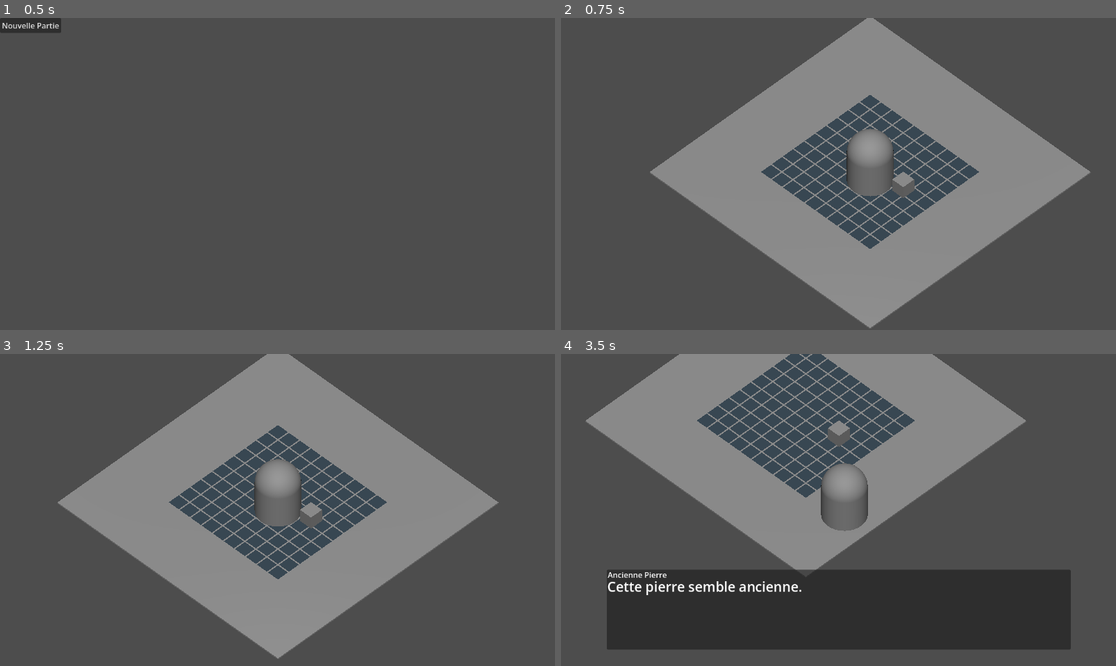
Above: before the commit, frames 1-4 (two rows, left to right).
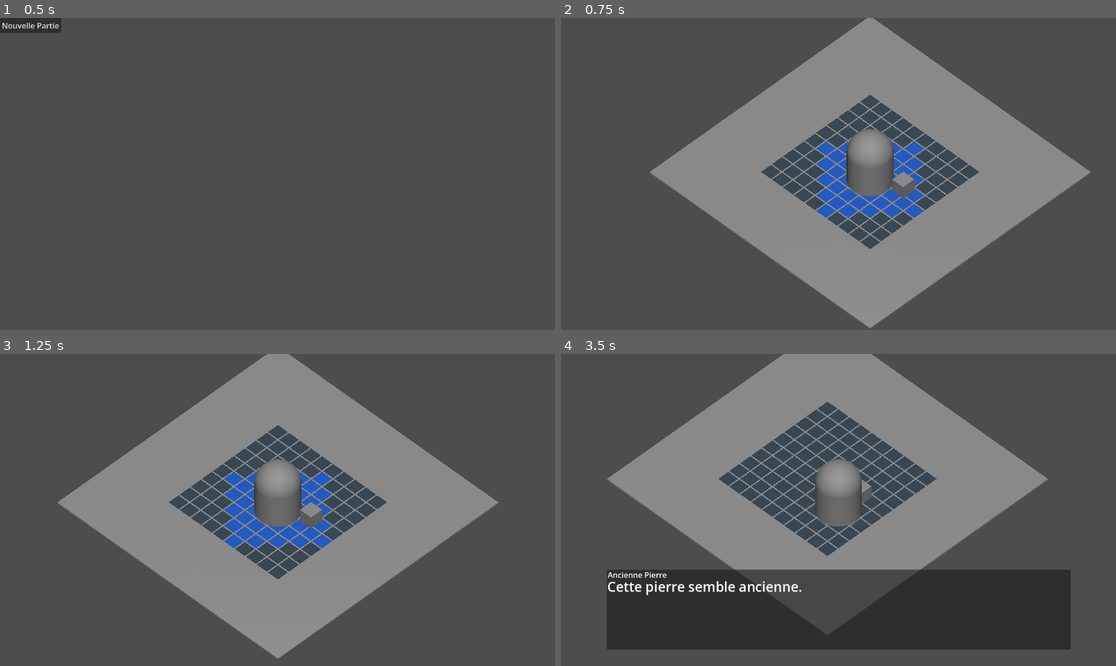
Above: after the commit, the same moments.

Repository: sillpct/lagoutte
Game: Godot game, scene res://scenes/main/main.tscn
Same seed, same stepped clock (60 frames per second), same inputs: the game is played once before the commit and once after it.
Inputs:
- Up to frame 1 (0.5 s): no input
- Up to frame 2 (0.75 s): click "Nouvelle Partie" at 0.5 s
- Up to frame 3 (1.25 s): no input
- Up to frame 4 (3.5 s): tap Enter (ui_accept) at 1.25, 2.27, 2.3, 2.57 s; hold Right (ui_right) 1.28-2.03 s; hold Enter (ui_accept) 1.28-2.03 s; hold Down (ui_down) 2.03-2.78 s; tap E (interact) at 2.1 s; hold Right (ui_right) from 2.78 s (still down); hold Enter (ui_accept) from 2.78 s (still down)

Frame 1 is identical in both runs. In frame 2, 2.0% of the frame differs, in the area x 45-66%, y 39-65%; in frame 3, 2.1%; in frame 4, 32%, in the area x 4-88%, y 0-90%.

Commit message:
feat: mouvement tactique au clavier

Diff:
--- a/scenes/combat/combat_grid.gd
+++ b/scenes/combat/combat_grid.gd
@@ -58,15 +58,20 @@
 func _ready() -> void:
 	_build_cell_visuals()
 
+func get_cell_visual(col: int, row: int) -> MeshInstance3D:
+	return cell_visuals.get_node_or_null("Cell_%d_%d" % [col, row]) as MeshInstance3D
+
+func set_cell_color(col: int, row: int, color: Color) -> void:
+	var cell_visual := get_cell_visual(col, row)
+	if cell_visual == null:
+		return
+	cell_visual.material_override = _create_cell_material(color)
+
 func _build_cell_visuals() -> void:
 	var cell_mesh := PlaneMesh.new()
 	cell_mesh.size = Vector2.ONE * cell_size * 0.9
 
-	var cell_material := StandardMaterial3D.new()
-	cell_material.albedo_color = Color(0.22, 0.28, 0.32)
-	cell_material.roughness = 1.0
-	cell_material.shading_mode = BaseMaterial3D.SHADING_MODE_UNSHADED
-	cell_mesh.material = cell_material
+	cell_mesh.material = _create_cell_material(Color(0.22, 0.28, 0.32))
 
 	for row in range(grid_height):
 		for col in range(grid_width):
@@ -76,3 +81,10 @@
 			cell_visual.cast_shadow = GeometryInstance3D.SHADOW_CASTING_SETTING_OFF
 			cell_visuals.add_child(cell_visual)
 			cell_visual.global_position = cell_to_world(col, row)
+
+func _create_cell_material(color: Color) -> StandardMaterial3D:
+	var cell_material := StandardMaterial3D.new()
+	cell_material.albedo_color = color
+	cell_material.roughness = 1.0
+	cell_material.shading_mode = BaseMaterial3D.SHADING_MODE_UNSHADED
+	return cell_material
--- /dev/null
+++ b/scenes/combat/combat_movement.gd
@@ -0,0 +1,126 @@
+class_name CombatMovement
+extends Node
+
+const START_CELL := Vector2i(5, 5)
+const NORMAL_CELL_COLOR := Color(0.22, 0.28, 0.32)
+const REACHABLE_CELL_COLOR := Color(0.15, 0.35, 0.75)
+const CURSOR_CELL_COLOR := Color(1.0, 0.85, 0.15)
+
+@export var grid: CombatGrid
+@export var active_unit: Node3D
+
+var pm_max := 0
+var pm_current := 0
+var cursor_cell := START_CELL
+var _reachable_cells: Array[Vector2i] = []
+
+func _ready() -> void:
+	if grid == null or active_unit == null:
+		push_warning("CombatMovement a besoin d'une grille et d'une unité active.")
+		return
+	var incarnation := active_unit.get("incarnation") as IncarnationData
+	if incarnation == null:
+		push_warning("L'unité active n'a pas d'incarnation pour initialiser ses PM.")
+		return
+
+	active_unit.set_physics_process(false)
+	pm_max = incarnation.points_mouvement
+	pm_current = pm_max
+
+	if not grid.place_unit(active_unit, START_CELL.x, START_CELL.y):
+		push_warning("Impossible de placer l'unité active sur la case de départ (5, 5).")
+		return
+
+	cursor_cell = START_CELL
+	_refresh_reachable_cells()
+	print(
+		"Case (5, 5) — occupant : ", grid.get_occupant(5, 5),
+		" | libre : ", grid.is_cell_free(5, 5)
+	)
+	print("PM : ", pm_current, " / ", pm_max)
+
+func _unhandled_input(event: InputEvent) -> void:
+	if grid == null or active_unit == null:
+		return
+
+	var cursor_delta := Vector2i.ZERO
+	if event.is_action_pressed("ui_up"):
+		cursor_delta.y -= 1
+	elif event.is_action_pressed("ui_down"):
+		cursor_delta.y += 1
+	elif event.is_action_pressed("ui_left"):
+		cursor_delta.x -= 1
+	elif event.is_action_pressed("ui_right"):
+		cursor_delta.x += 1
+	elif event.is_action_pressed("ui_accept"):
+		_try_move_to_cursor()
+		get_viewport().set_input_as_handled()
+		return
+
+	if cursor_delta == Vector2i.ZERO:
+		return
+
+	_move_cursor(cursor_delta)
+	get_viewport().set_input_as_handled()
+
+func get_reachable_cells() -> Array[Vector2i]:
+	var result: Array[Vector2i] = []
+	var origin := grid.world_to_cell(active_unit.global_position)
+
+	for row in range(grid.grid_height):
+		for col in range(grid.grid_width):
+			if not grid.is_cell_free(col, row):
+				continue
+			var destination := Vector2i(col, row)
+			if _get_manhattan_distance(origin, destination) <= pm_current:
+				result.append(destination)
+
+	return result
+
+func _move_cursor(delta: Vector2i) -> void:
+	var next_cell := cursor_cell + delta
+	next_cell.x = clampi(next_cell.x, 0, grid.grid_width - 1)
+	next_cell.y = clampi(next_cell.y, 0, grid.grid_height - 1)
+
+	if next_cell == cursor_cell:
+		return
+
+	cursor_cell = next_cell
+	_refresh_display()
+
+func _try_move_to_cursor() -> void:
+	if not _reachable_cells.has(cursor_cell):
+		print("Déplacement refusé : case hors portée, occupée ou invalide.")
+		return
+
+	var origin := grid.world_to_cell(active_unit.global_position)
+	var cost := _get_manhattan_distance(origin, cursor_cell)
+	if cost > pm_current:
+		print("Déplacement refusé : PM insuffisants.")
+		return
+
+	if not grid.place_unit(active_unit, cursor_cell.x, cursor_cell.y):
+		print("Déplacement refusé : placement impossible.")
+		return
+
+	pm_current -= cost
+	print("Déplacement vers ", cursor_cell, " | coût : ", cost, " | PM restants : ", pm_current, " / ", pm_max)
+	_refresh_reachable_cells()
+
+func _refresh_reachable_cells() -> void:
+	_reachable_cells = get_reachable_cells()
+	print("Cases atteignables : ", _reachable_cells)
+	_refresh_display()
+
+func _refresh_display() -> void:
+	for row in range(grid.grid_height):
+		for col in range(grid.grid_width):
+			grid.set_cell_color(col, row, NORMAL_CELL_COLOR)
+
+	for cell in _reachable_cells:
+		grid.set_cell_color(cell.x, cell.y, REACHABLE_CELL_COLOR)
+
+	grid.set_cell_color(cursor_cell.x, cursor_cell.y, CURSOR_CELL_COLOR)
+
+func _get_manhattan_distance(from_cell: Vector2i, to_cell: Vector2i) -> int:
+	return abs(to_cell.x - from_cell.x) + abs(to_cell.y - from_cell.y)
--- a/scenes/exploration/exploration.gd
+++ /dev/null
@@ -1,13 +0,0 @@
-extends Node3D
-
-@onready var combat_grid: CombatGrid = $CombatGrid
-@onready var player: Node3D = $Player
-
-func _ready() -> void:
-	if not combat_grid.place_unit(player, 5, 5):
-		push_warning("Impossible de placer le joueur sur la case de départ (5, 5).")
-		return
-	print(
-		"Case (5, 5) — occupant : ", combat_grid.get_occupant(5, 5),
-		" | libre : ", combat_grid.is_cell_free(5, 5)
-	)
--- a/scenes/exploration/exploration.tscn
+++ b/scenes/exploration/exploration.tscn
@@ -1,11 +1,11 @@
 [gd_scene format=3 uid="uid://b5es4nmnp0ldb"]
 
-[ext_resource type="Script" path="res://scenes/exploration/exploration.gd" id="1_exploration_script"]
 [ext_resource type="Script" uid="uid://dkeacolsiufev" path="res://scenes/exploration/camera_pivot.gd" id="1_pbc0k"]
 [ext_resource type="PackedScene" uid="uid://lugq74m5nw2h" path="res://scenes/entities/player.tscn" id="1_toxw2"]
 [ext_resource type="PackedScene" path="res://scenes/combat/combat_grid.tscn" id="2_combat_grid"]
 [ext_resource type="Script" uid="uid://cwee0pvhnu0xs" path="res://scenes/exploration/test_interactable.gd" id="3_75sxn"]
 [ext_resource type="PackedScene" uid="uid://bfso586b0af53" path="res://scenes/ui/dialogue_ui.tscn" id="3_vlahv"]
+[ext_resource type="Script" uid="uid://bym5hwctac3a" path="res://scenes/combat/combat_movement.gd" id="7_combat_movement"]
 
 [sub_resource type="BoxMesh" id="BoxMesh_cvbhj"]
 size = Vector3(20, 0.1, 20)
@@ -16,7 +16,6 @@
 [sub_resource type="BoxMesh" id="BoxMesh_pbc0k"]
 
 [node name="Exploration" type="Node3D" unique_id=309051148]
-script = ExtResource("1_exploration_script")
 
 [node name="CameraPivot" type="Node3D" parent="." unique_id=370495805 node_paths=PackedStringArray("target")]
 transform = Transform3D(0.70710677, 0, 0.7071067, 0, 0.99999994, 0, -0.70710677, 0, 0.7071067, 0, 10, 12)
@@ -37,6 +36,11 @@
 
 [node name="Player" parent="." unique_id=295733018 instance=ExtResource("1_toxw2")]
 
+[node name="CombatMovement" type="Node" parent="." unique_id=171960228 node_paths=PackedStringArray("grid", "active_unit")]
+script = ExtResource("7_combat_movement")
+grid = NodePath("../CombatGrid")
+active_unit = NodePath("../Player")
+
 [node name="SunLight" type="DirectionalLight3D" parent="." unique_id=893214508]
 transform = Transform3D(0.70710677, -0.61237246, 0.35355335, 0, 0.49999997, 0.86602545, -0.70710677, -0.61237246, 0.35355335, 0, 0, 0)
 
Not shown, added: scenes/combat/combat_movement.gd.uid
Not shown, removed: scenes/exploration/exploration.gd.uid
